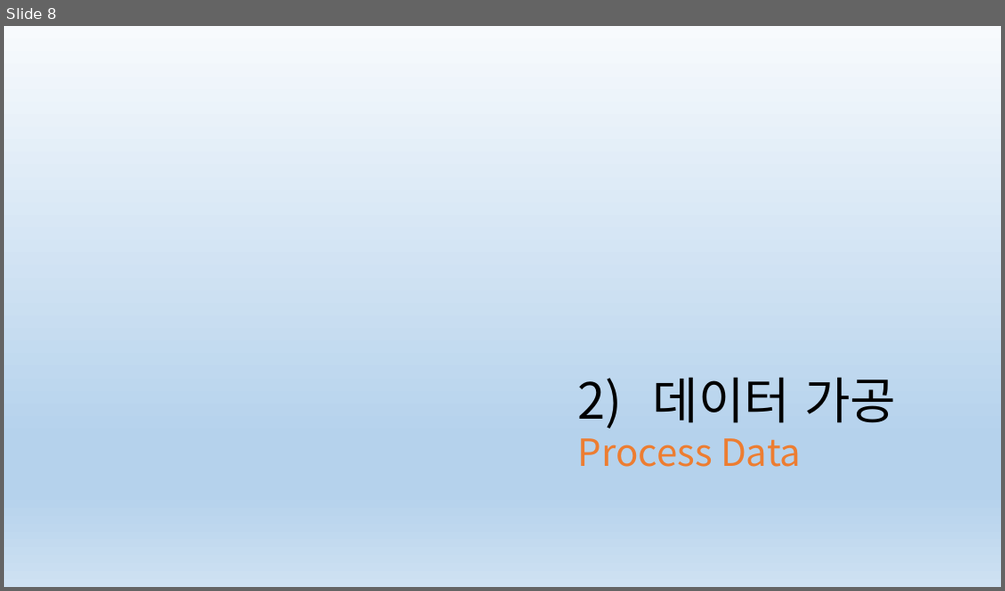
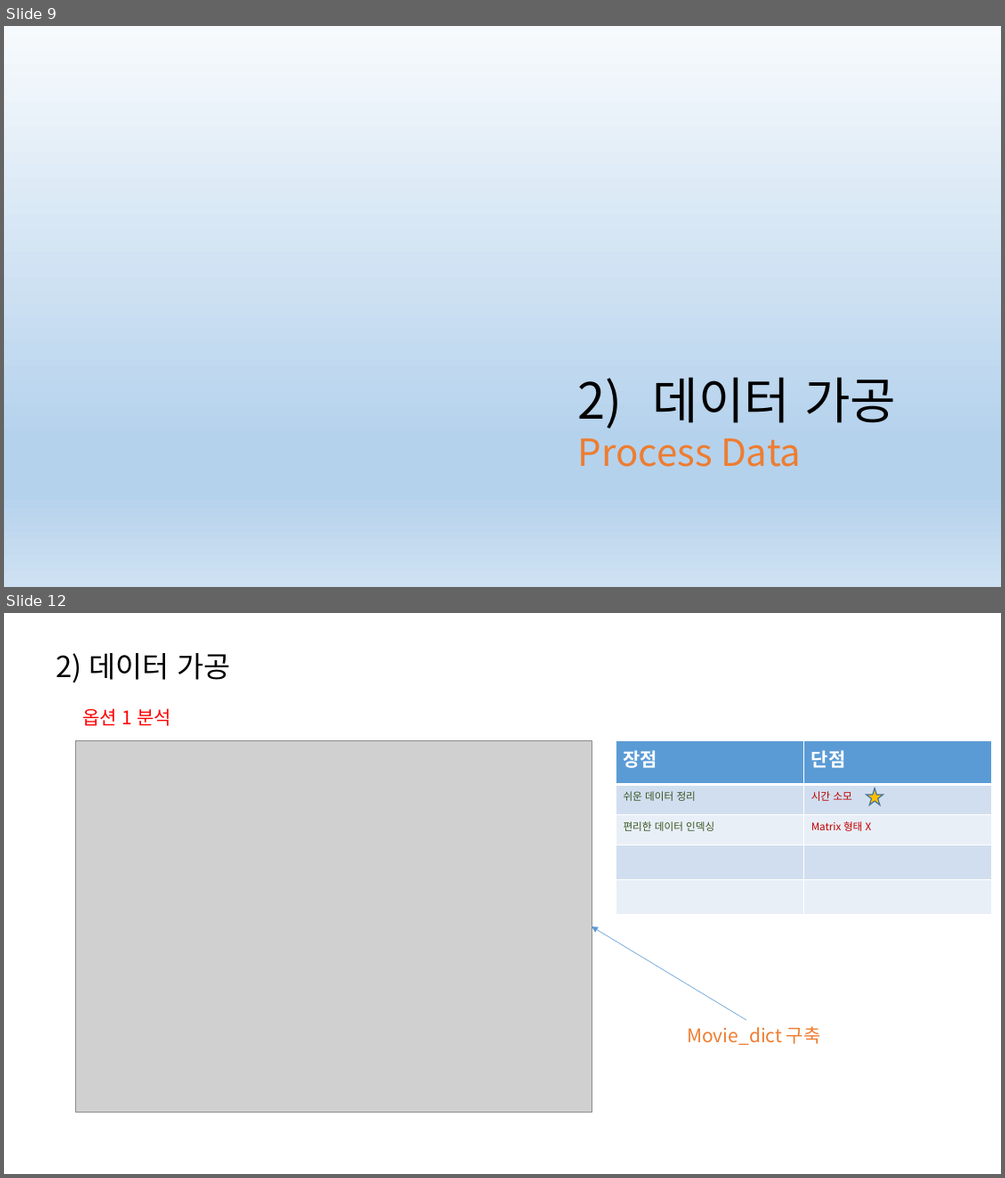
Before and after one commit to csjungminlim/MatrixCompletion, a slide deck: 넷플릭스.pptx. Shown one above the other, each under a label of ours: slide 8 before the commit, slides 9 and 12 after it; the slides between them are not shown. The pictures are 1005x591 and 1005x1178 pixels, drawn with LibreOffice and Linux fonts; fonts in the diff are those of the drawing; grey boxes stand for pictures. Boxes give left, top, right and bottom in pixels: in the first picture for what was removed or moved away, otherwise in the second. Text is boxed around its words. In the diff, an @@ line names an element or a change of style, - is before the commit and + after.

```diff
--- a/넷플릭스.pptx
+++ b/넷플릭스.pptx
@@ slide 12 added at [4,613,1001,1174], background #FFFFFF @@
@@ text added at [57,653,230,682], 28 pt, text #000000 @@
+2) 데이터 가공
@@ text added at [82,708,171,726], 18 pt, text #FF0000 @@
+옵션 1 분석
@@ picture added at [75,741,591,1111] @@
@@ table added at [615,741,991,906], 5 rows, 2 columns @@
+장점 | 단점
+쉬운 데이터 정리 | 시간 소모
+편리한 데이터 인덱싱 | Matrix 형태 X
+ | 
+ | 
@@ star added at [866,788,883,805], fill #FFC000, outline #43739E 1 pt @@
@@ arrow added from (746, 1020) to (591, 926), #5B9BD5 0.5 pt @@
@@ text added at [687,1026,821,1045], 18 pt, text #ED7D31 @@
+Movie_dict 구축
@@ what was slide 8 is now slide 9 @@
```
Also in this commit, not shown: 1 slide changed, 12 other slides added.
